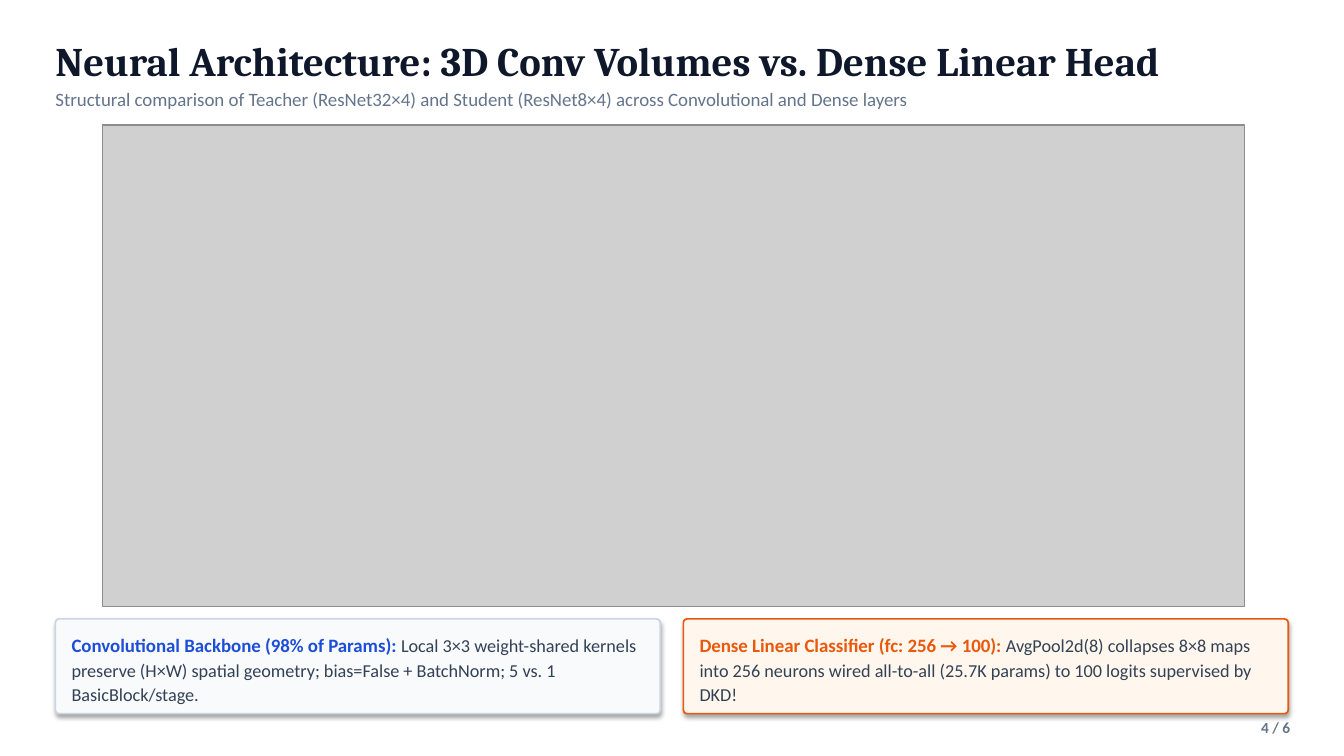
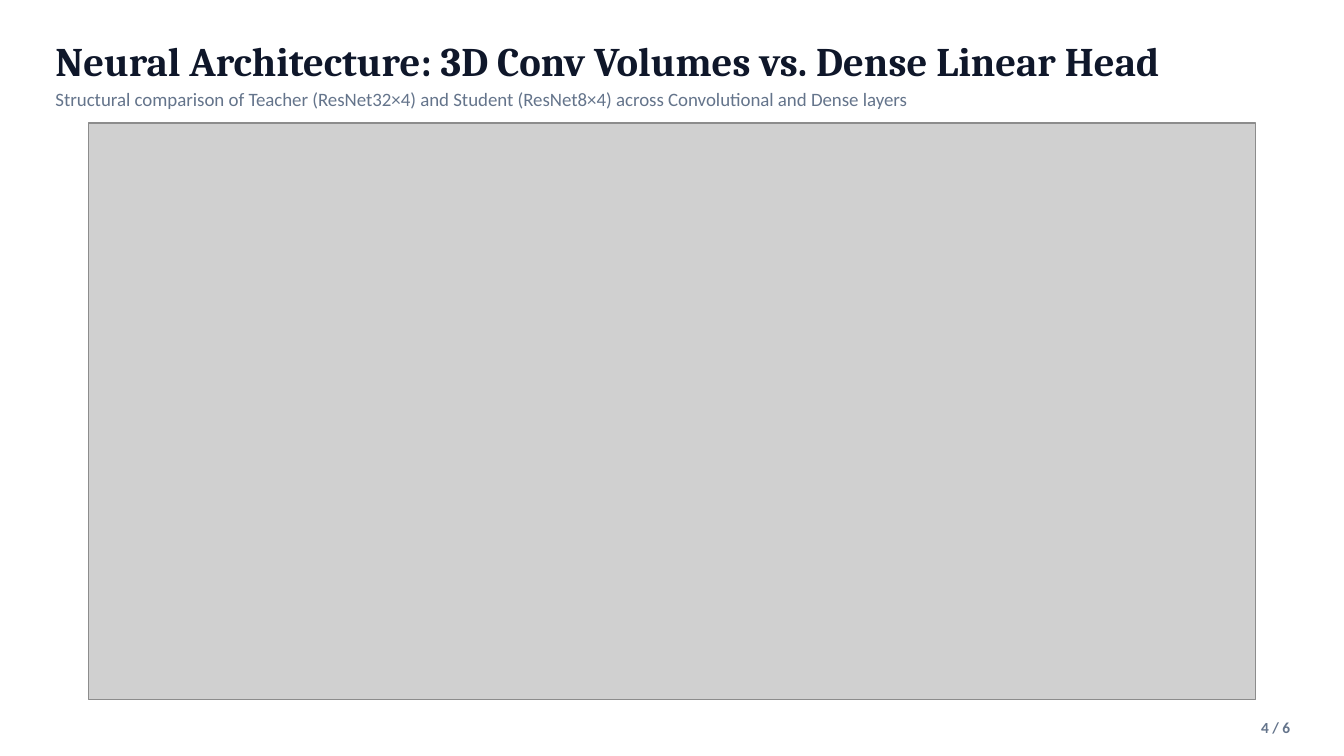
Before and after one commit to SufyanSiddiqui/ml-dkd-fall-2026, a slide deck: slide 4 of docs/final_report/DKD_Final_Presentation.pptx. Drawn at 1344x756 pixels with LibreOffice and Linux fonts; fonts in the diff are those of the drawing; grey boxes stand for pictures. Boxes give left, top, right and bottom in pixels: in the first picture for what was removed or moved away, otherwise in the second. Text is boxed around its words. In the diff, an @@ line names an element or a change of style, - is before the commit and + after.

```diff
--- a/docs/final_report/DKD_Final_Presentation.pptx
+++ b/docs/final_report/DKD_Final_Presentation.pptx
@@ picture: place and size @@
-picture at [103, 125, 1245, 607]
+picture at [89, 123, 1256, 700]
@@ rounded rectangle removed at [55, 619, 660, 714] @@
@@ rounded rectangle removed at [684, 619, 1289, 714] @@
@@ text removed at [72, 638, 636, 704] @@
-Convolutional Backbone (98% of Params): Local 3×3 weight-shared kernels preserve (H×W) spatial geometry; bias=False + BatchNorm; 5 vs. 1 BasicBlock/stage.
@@ text removed at [700, 638, 1252, 701] @@
-Dense Linear Classifier (fc: 256 → 100): AvgPool2d(8) collapses 8×8 maps into 256 neurons wired all-to-all (25.7K params) to 100 logits supervised by DKD!
```
Also in this commit, not shown: 5 other files.
